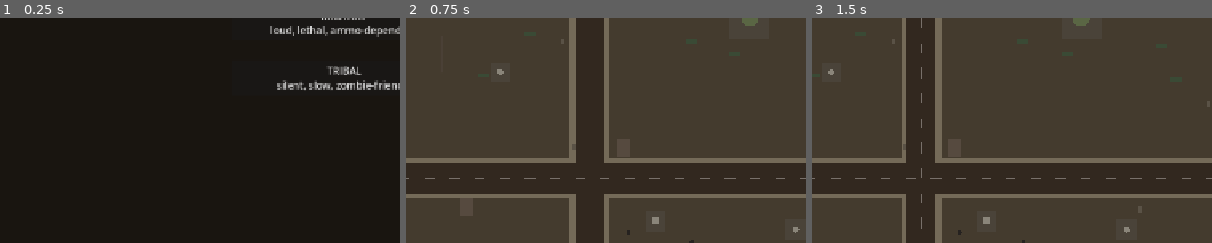
Above: before the commit, frames 1-3 (left to right).
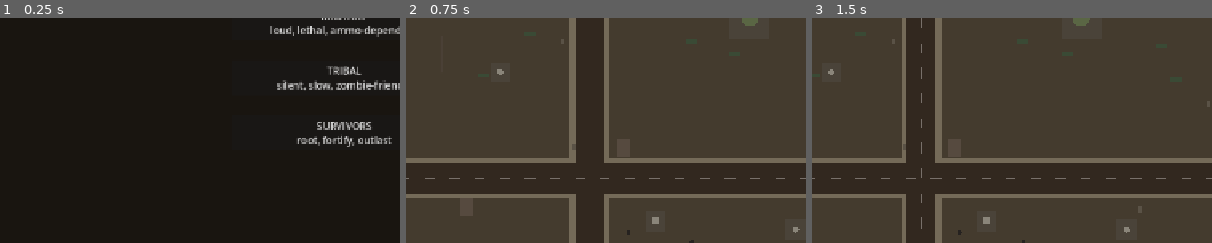
Above: after the commit, the same moments.

Repository: BeefSix/Carrion
Game: Godot game, scene res://scenes/TitleScreen.tscn
Two runs of this game, one before a commit and one after it. Both use one fixed random seed, a clock stepped at 60 frames per second and the inputs below.
Inputs (mouse positions are % of the whole screen's width and height, from its top left):
- Up to frame 1 (0.25 s): no input
- Up to frame 2 (0.75 s): click "MILITARY loud, lethal, ammo-d…" at 0.5 s
- Up to frame 3 (1.5 s): tap Enter at 1.25 s; move the mouse to (72, 45) at 1.27 s; hold D from 1.28 s (still down); click (72, 45) at 1.42 s
The pictures show only the part of the screen within x 7-57%, y 50-100%; the shares and areas given below are measured in that part.

The runs differ from the first frame. In frame 1, 0.9% of the frame differs, in the area x 74-98%, y 46-58%; in frame 2, nothing differs; in frame 3, nothing differs.

Commit message:
P3.4 + P3.6: Survivor buildings + faction integration
Survivor economy buildings (Settlement Hub, Safehouse, Greenhouse, Water Collection) built and wired, plus full faction integration so Survivor is playable end-to-end.

Settlement Hub (HQ, HP 600): in both "settlement_hub" and "depot" groups. Always produces Scout; also produces Engineer + Brawler ONLY while no Workshop exists (checks "workshop" group emptiness) - once a Workshop is built, the Hub falls back to Scout-only and the Workshop takes over combat/utility production. Scout hard cap enforced: cap = min(2 + 2*safehouses, 4 absolute), checked in both get_action_available and do_action.

Safehouse (HP 400): "depot" + "safehouse" groups, produces Scout, same shared cap logic. Each Safehouse raises the cap by 2 but the absolute ceiling stays 4.

Greenhouse (HP 200): +5 Salvage every 6 sec, automatic, no worker. Water Collection (HP 150): +4 Salvage every 6 sec. Both passive.

Engineer construction (parallel work): Engineer now builds Workshop/Safehouse/Greenhouse/Water Collection via its action panel (CONSTRUCTING state, load()s the scene at completion). HUD extended to 5 action buttons to accommodate the Engineer's 4-item build menu.

Integration:
- GameState.Faction enum gains SURVIVOR (was MILITARY/TRIBAL only) - this was the parse error: Unit.Faction had SURVIVOR but GameState.Faction did not
- TitleScreen: 3rd button "SURVIVORS - root, fortify, outlast"
- Main._spawn_hq: SURVIVOR case spawns Settlement Hub + the spec opener (2 Brawlers, 1 Engineer, 1 Scout). Note: Military/Tribal still spawn no starting units per earlier user direction - Survivor is the only faction with a specced opener. Flag for parity decision later.

*.uid added to gitignore to declutter solo-project status.

Co-Authored-By: Claude Opus 4.7 <noreply@anthropic.com>

Diff:
--- a/autoloads/GameState.gd
+++ b/autoloads/GameState.gd
@@ -2,7 +2,7 @@
 
 signal salvage_changed(new_value: int)
 
-enum Faction { MILITARY, TRIBAL }
+enum Faction { MILITARY, TRIBAL, SURVIVOR }
 
 const STARTING_SALVAGE := 200
 
--- a/scenes/HUD.tscn
+++ b/scenes/HUD.tscn
@@ -41,7 +41,7 @@
 offset_left = -304.0
 offset_top = 16.0
 offset_right = -16.0
-offset_bottom = 260.0
+offset_bottom = 360.0
 grow_horizontal = 0
 
 [node name="VBox" type="VBoxContainer" parent="BuildingPanel"]
@@ -59,6 +59,12 @@
 [node name="ActionButton3" type="Button" parent="BuildingPanel/VBox"]
 text = "Action 3"
 
+[node name="ActionButton4" type="Button" parent="BuildingPanel/VBox"]
+text = "Action 4"
+
+[node name="ActionButton5" type="Button" parent="BuildingPanel/VBox"]
+text = "Action 5"
+
 [node name="StatusLabel" type="Label" parent="BuildingPanel/VBox"]
 text = ""
 autowrap_mode = 2
--- a/scenes/TitleScreen.tscn
+++ b/scenes/TitleScreen.tscn
@@ -55,3 +55,13 @@
 custom_minimum_size = Vector2(320, 56)
 text = "TRIBAL
 silent, slow, zombie-friendly"
+
+[node name="Spacer3" type="Control" parent="VBox"]
+layout_mode = 2
+custom_minimum_size = Vector2(0, 8)
+
+[node name="SurvivorButton" type="Button" parent="VBox"]
+layout_mode = 2
+custom_minimum_size = Vector2(320, 56)
+text = "SURVIVORS
+root, fortify, outlast"
--- /dev/null
+++ b/scenes/buildings/Greenhouse.tscn
@@ -0,0 +1,15 @@
+[gd_scene load_steps=3 format=3]
+
+[ext_resource type="Script" path="res://scripts/Greenhouse.gd" id="1_gh"]
+
+[sub_resource type="RectangleShape2D" id="RectangleShape2D_gh"]
+size = Vector2(32, 32)
+
+[node name="Greenhouse" type="StaticBody2D" groups=["buildings"]]
+script = ExtResource("1_gh")
+max_hp = 200
+body_color = Color(0.29, 0.263, 0.224, 1)
+size_pixels = Vector2(32, 32)
+
+[node name="CollisionShape" type="CollisionShape2D" parent="."]
+shape = SubResource("RectangleShape2D_gh")
--- /dev/null
+++ b/scenes/buildings/Safehouse.tscn
@@ -0,0 +1,17 @@
+[gd_scene load_steps=3 format=3]
+
+[ext_resource type="Script" path="res://scripts/Safehouse.gd" id="1_sh"]
+[ext_resource type="PackedScene" path="res://scenes/units/Scout.tscn" id="2_scout"]
+
+[sub_resource type="RectangleShape2D" id="RectangleShape2D_sh"]
+size = Vector2(64, 64)
+
+[node name="Safehouse" type="StaticBody2D" groups=["buildings"]]
+script = ExtResource("1_sh")
+max_hp = 400
+body_color = Color(0.29, 0.263, 0.224, 1)
+size_pixels = Vector2(64, 64)
+scout_scene = ExtResource("2_scout")
+
+[node name="CollisionShape" type="CollisionShape2D" parent="."]
+shape = SubResource("RectangleShape2D_sh")
--- /dev/null
+++ b/scenes/buildings/SettlementHub.tscn
@@ -0,0 +1,21 @@
+[gd_scene load_steps=5 format=3]
+
+[ext_resource type="Script" path="res://scripts/SettlementHub.gd" id="1_sh"]
+[ext_resource type="PackedScene" path="res://scenes/units/Scout.tscn" id="2_scout"]
+[ext_resource type="PackedScene" path="res://scenes/units/Engineer.tscn" id="3_eng"]
+[ext_resource type="PackedScene" path="res://scenes/units/Brawler.tscn" id="4_brawler"]
+
+[sub_resource type="RectangleShape2D" id="RectangleShape2D_sh"]
+size = Vector2(64, 64)
+
+[node name="SettlementHub" type="StaticBody2D" groups=["buildings"]]
+script = ExtResource("1_sh")
+max_hp = 600
+body_color = Color(0.29, 0.263, 0.224, 1)
+size_pixels = Vector2(64, 64)
+scout_scene = ExtResource("2_scout")
+engineer_scene = ExtResource("3_eng")
+brawler_scene = ExtResource("4_brawler")
+
+[node name="CollisionShape" type="CollisionShape2D" parent="."]
+shape = SubResource("RectangleShape2D_sh")
--- /dev/null
+++ b/scenes/buildings/WaterCollection.tscn
@@ -0,0 +1,15 @@
+[gd_scene load_steps=3 format=3]
+
+[ext_resource type="Script" path="res://scripts/WaterCollection.gd" id="1_wc"]
+
+[sub_resource type="RectangleShape2D" id="RectangleShape2D_wc"]
+size = Vector2(32, 32)
+
+[node name="WaterCollection" type="StaticBody2D" groups=["buildings"]]
+script = ExtResource("1_wc")
+max_hp = 150
+body_color = Color(0.29, 0.263, 0.224, 1)
+size_pixels = Vector2(32, 32)
+
+[node name="CollisionShape" type="CollisionShape2D" parent="."]
+shape = SubResource("RectangleShape2D_wc")
--- a/scripts/Engineer.gd
+++ b/scripts/Engineer.gd
@@ -1,6 +1,6 @@
 extends "res://scripts/Unit.gd"
 
-enum Sub { NONE, REPAIR_APPROACH, REPAIR_CHANNEL, FLEE }
+enum Sub { NONE, REPAIR_APPROACH, REPAIR_CHANNEL, CONSTRUCTING, FLEE }
 
 const ATTACK_RANGE := 36.0
 const ATTACK_DAMAGE := 8
@@ -11,6 +11,17 @@
 const FLEE_HP_FRACTION := 0.5
 const FLEE_THREAT_RANGE := 200.0
 const RETARGET_INTERVAL := 0.3
+const CONSTRUCTION_SPAWN_OFFSET := Vector2(80, 0)
+
+const BUILDABLE_ORDER := ["workshop", "safehouse", "greenhouse", "water_collection"]
+const BUILDABLE_COSTS := { "workshop": 150, "safehouse": 150, "greenhouse": 100, "water_collection": 75 }
+const BUILDABLE_TIMES := { "workshop": 40.0, "safehouse": 50.0, "greenhouse": 30.0, "water_collection": 25.0 }
+const BUILDABLE_PATHS := {
+	"workshop": "res://scenes/buildings/Workshop.tscn",
+	"safehouse": "res://scenes/buildings/Safehouse.tscn",
+	"greenhouse": "res://scenes/buildings/Greenhouse.tscn",
+	"water_collection": "res://scenes/buildings/WaterCollection.tscn",
+}
 
 var _target_enemy = null
 var _repair_target = null
@@ -18,6 +29,8 @@
 var _retarget_timer := 0.0
 var _sub: Sub = Sub.NONE
 var _repair_accumulator := 0.0
+var _construction_what := ""
+var _construction_timer := 0.0
 
 
 func repair_at(building) -> void:
@@ -35,8 +48,75 @@
 
 func move_to(world_pos: Vector2) -> void:
 	super.move_to(world_pos)
+	if _sub != Sub.CONSTRUCTING:
+		_sub = Sub.NONE
+		_repair_target = null
+
+
+func get_action_count() -> int:
+	return BUILDABLE_ORDER.size()
+
+
+func get_action_text(idx: int) -> String:
+	if idx < 0 or idx >= BUILDABLE_ORDER.size():
+		return ""
+	var item: String = BUILDABLE_ORDER[idx]
+	return "Build %s (%d Salvage)" % [_pretty_name(item), BUILDABLE_COSTS[item]]
+
+
+func _pretty_name(item: String) -> String:
+	match item:
+		"workshop": return "Workshop"
+		"safehouse": return "Safehouse"
+		"greenhouse": return "Greenhouse"
+		"water_collection": return "Water Collection"
+		_: return item.capitalize()
+
+
+func get_action_available(idx: int) -> bool:
+	if _sub == Sub.CONSTRUCTING:
+		return false
+	if idx < 0 or idx >= BUILDABLE_ORDER.size():
+		return false
+	return GameState.can_spend(BUILDABLE_COSTS[BUILDABLE_ORDER[idx]])
+
+
+func do_action(idx: int) -> void:
+	if _sub == Sub.CONSTRUCTING:
+		return
+	if idx < 0 or idx >= BUILDABLE_ORDER.size():
+		return
+	var item: String = BUILDABLE_ORDER[idx]
+	if not GameState.can_spend(BUILDABLE_COSTS[item]):
+		return
+	GameState.spend(BUILDABLE_COSTS[item])
+	_start_construction(item)
+
+
+func get_status_text() -> String:
+	if _sub == Sub.CONSTRUCTING:
+		return "Constructing %s... %.0fs" % [_pretty_name(_construction_what), _construction_timer]
+	return ""
+
+
+func _start_construction(item: String) -> void:
+	_construction_what = item
+	_construction_timer = BUILDABLE_TIMES[item]
+	_sub = Sub.CONSTRUCTING
+	current_command = Command.CONSTRUCT
+
+
+func _spawn_construction() -> void:
+	var path: String = BUILDABLE_PATHS.get(_construction_what, "")
+	if path != "":
+		var scene: PackedScene = load(path) as PackedScene
+		if scene != null:
+			var b = scene.instantiate()
+			b.position = global_position + CONSTRUCTION_SPAWN_OFFSET
+			get_parent().add_child(b)
+	_construction_what = ""
 	_sub = Sub.NONE
-	_repair_target = null
+	current_command = Command.IDLE
 
 
 func _physics_process(delta: float) -> void:
@@ -44,7 +124,7 @@
 
 	var max_eff: int = get_effective_max_hp()
 	var low_hp: bool = max_eff > 0 and float(current_hp) / float(max_eff) < FLEE_HP_FRACTION
-	if low_hp:
+	if low_hp and _sub != Sub.CONSTRUCTING:
 		var threat = _find_nearest_hostile_in_range(FLEE_THREAT_RANGE)
 		if threat != null:
 			_sub = Sub.FLEE
@@ -63,6 +143,8 @@
 			_tick_repair_approach()
 		Sub.REPAIR_CHANNEL:
 			_tick_repair_channel(delta)
+		Sub.CONSTRUCTING:
+			_tick_constructing(delta)
 		_:
 			_tick_combat(delta)
 
@@ -117,6 +199,13 @@
 		_repair_target.current_hp = min(_repair_target.max_hp, _repair_target.current_hp + heal)
 		if _repair_target.has_method("queue_redraw"):
 			_repair_target.queue_redraw()
+
+
+func _tick_constructing(delta: float) -> void:
+	velocity = Vector2.ZERO
+	_construction_timer -= delta
+	if _construction_timer <= 0.0:
+		_spawn_construction()
 
 
 func _flee_from(threat) -> void:
--- /dev/null
+++ b/scripts/Greenhouse.gd
@@ -0,0 +1,24 @@
+extends "res://scripts/Building.gd"
+
+const SALVAGE_PER_TICK := 5
+const TICK_INTERVAL := 6.0
+const ICON_COLOR := Color("4a6638")
+
+var _tick_timer := TICK_INTERVAL
+
+
+func _ready() -> void:
+	super._ready()
+	add_to_group("greenhouse")
+
+
+func _process(delta: float) -> void:
+	_tick_timer -= delta
+	if _tick_timer <= 0.0:
+		_tick_timer = TICK_INTERVAL
+		GameState.add_salvage(SALVAGE_PER_TICK)
+
+
+func _draw_building_icon() -> void:
+	# Small green square for the plot
+	draw_rect(Rect2(-8, -8, 16, 16), ICON_COLOR)
--- a/scripts/HUD.gd
+++ b/scripts/HUD.gd
@@ -1,14 +1,14 @@
 extends CanvasLayer
+
+const MAX_ACTIONS := 5
 
 @onready var _salvage_label: Label = $SalvagePanel/MarginContainer/SalvageLabel
 @onready var _actor_panel: PanelContainer = $BuildingPanel
 @onready var _actor_title: Label = $BuildingPanel/VBox/Title
-@onready var _action_button1: Button = $BuildingPanel/VBox/ActionButton
-@onready var _action_button2: Button = $BuildingPanel/VBox/ActionButton2
-@onready var _action_button3: Button = $BuildingPanel/VBox/ActionButton3
 @onready var _status_label: Label = $BuildingPanel/VBox/StatusLabel
 @onready var _speed_label: Label = $SpeedIndicator
 
+var _action_buttons: Array = []
 var _current_actor = null
 
 
@@ -18,9 +18,15 @@
 	_actor_panel.hide()
 	_status_label.visible = false
 	_speed_label.visible = false
-	_action_button1.pressed.connect(_on_action_pressed.bind(0))
-	_action_button2.pressed.connect(_on_action_pressed.bind(1))
-	_action_button3.pressed.connect(_on_action_pressed.bind(2))
+	_action_buttons = [
+		$BuildingPanel/VBox/ActionButton,
+		$BuildingPanel/VBox/ActionButton2,
+		$BuildingPanel/VBox/ActionButton3,
+		$BuildingPanel/VBox/ActionButton4,
+		$BuildingPanel/VBox/ActionButton5,
+	]
+	for i in range(_action_buttons.size()):
+		_action_buttons[i].pressed.connect(_on_action_pressed.bind(i))
 	var sel_mgr := get_tree().get_first_node_in_group("selection_manager")
 	if sel_mgr != null:
 		sel_mgr.selection_changed.connect(_on_selection_changed)
@@ -70,19 +76,14 @@
 	if _current_actor.has_method("get_action_count"):
 		count = _current_actor.get_action_count()
 
-	_action_button1.visible = count >= 1
-	_action_button2.visible = count >= 2
-	_action_button3.visible = count >= 3
-
-	if count >= 1:
-		_action_button1.text = _current_actor.get_action_text(0)
-		_action_button1.disabled = not _current_actor.get_action_available(0)
-	if count >= 2:
-		_action_button2.text = _current_actor.get_action_text(1)
-		_action_button2.disabled = not _current_actor.get_action_available(1)
-	if count >= 3:
-		_action_button3.text = _current_actor.get_action_text(2)
-		_action_button3.disabled = not _current_actor.get_action_available(2)
+	for i in range(_action_buttons.size()):
+		var btn: Button = _action_buttons[i]
+		if i < count:
+			btn.visible = true
+			btn.text = _current_actor.get_action_text(i)
+			btn.disabled = not _current_actor.get_action_available(i)
+		else:
+			btn.visible = false
 
 	if _current_actor.has_method("get_status_text"):
 		var status: String = _current_actor.get_status_text()
--- a/scripts/Main.gd
+++ b/scripts/Main.gd
@@ -3,6 +3,10 @@
 const LOOTABLE_SCENE := preload("res://scenes/buildings/Lootable.tscn")
 const CP_SCENE := preload("res://scenes/buildings/CommandPost.tscn")
 const TC_SCENE := preload("res://scenes/buildings/TribalCamp.tscn")
+const SH_SCENE := preload("res://scenes/buildings/SettlementHub.tscn")
+const BRAWLER_SCENE := preload("res://scenes/units/Brawler.tscn")
+const ENGINEER_SCENE := preload("res://scenes/units/Engineer.tscn")
+const SCOUT_SCENE := preload("res://scenes/units/Scout.tscn")
 const HQ_POSITION := Vector2(1280, 1280)
 const LOOTABLE_COUNT := 30
 const INFESTED_FRACTION := 0.5
@@ -45,10 +49,28 @@
 	match GameState.player_faction:
 		GameState.Faction.TRIBAL:
 			hq = TC_SCENE.instantiate()
+		GameState.Faction.SURVIVOR:
+			hq = SH_SCENE.instantiate()
 		_:
 			hq = CP_SCENE.instantiate()
 	hq.position = HQ_POSITION
 	add_child(hq)
+	if GameState.player_faction == GameState.Faction.SURVIVOR:
+		_spawn_survivor_starting_units()
+
+
+func _spawn_survivor_starting_units() -> void:
+	# Spec-mandated Survivor opener: 2 Brawlers, 1 Engineer, 1 Scout.
+	for off in [Vector2(-70, 90), Vector2(70, 90)]:
+		var b = BRAWLER_SCENE.instantiate()
+		b.position = HQ_POSITION + off
+		add_child(b)
+	var e = ENGINEER_SCENE.instantiate()
+	e.position = HQ_POSITION + Vector2(0, 120)
+	add_child(e)
+	var s = SCOUT_SCENE.instantiate()
+	s.position = HQ_POSITION + Vector2(-120, 40)
+	add_child(s)
 
 
 func _spawn_lootables() -> void:
--- /dev/null
+++ b/scripts/Safehouse.gd
@@ -0,0 +1,98 @@
+class_name Safehouse
+extends "res://scripts/Building.gd"
+
+const SCOUT_COST := 50
+const SCOUT_BUILD_TIME := 25.0
+const SPAWN_OFFSET := Vector2(0, 80)
+const ABSOLUTE_SCOUT_CAP := 4
+
+@export var scout_scene: PackedScene
+
+var _producing := false
+var _produce_timer := 0.0
+var _queue_count: int = 0
+
+
+func _ready() -> void:
+	super._ready()
+	add_to_group("safehouse")
+	add_to_group("depot")
+
+
+func get_action_count() -> int:
+	return 1
+
+
+func get_action_text(idx: int) -> String:
+	if idx == 0:
+		return "Build Scout (%d Salvage)" % SCOUT_COST
+	return ""
+
+
+func get_action_available(idx: int) -> bool:
+	if idx != 0:
+		return false
+	var scout_count: int = get_tree().get_nodes_in_group("scouts").size()
+	if scout_count >= _scout_cap():
+		return false
+	return GameState.can_spend(SCOUT_COST)
+
+
+func _scout_cap() -> int:
+	var safehouses: int = get_tree().get_nodes_in_group("safehouse").size()
+	return min(2 + 2 * safehouses, ABSOLUTE_SCOUT_CAP)
+
+
+func do_action(idx: int) -> void:
+	if idx != 0:
+		return
+	var scout_count: int = get_tree().get_nodes_in_group("scouts").size()
+	if scout_count >= _scout_cap():
+		return
+	if not GameState.can_spend(SCOUT_COST):
+		return
+	GameState.spend(SCOUT_COST)
+	if _producing:
+		_queue_count += 1
+	else:
+		_start_production()
+
+
+func get_status_text() -> String:
+	if not _producing:
+		return ""
+	var t := "Building Scout... %.0fs" % _produce_timer
+	if _queue_count > 0:
+		t += "  •  Queued: %d" % _queue_count
+	return t
+
+
+func _start_production() -> void:
+	_producing = true
+	_produce_timer = SCOUT_BUILD_TIME
+
+
+func _process(delta: float) -> void:
+	if _producing:
+		_produce_timer -= delta
+		if _produce_timer <= 0:
+			_spawn_scout()
+			_producing = false
+			if _queue_count > 0:
+				_queue_count -= 1
+				_start_production()
+
+
+func _spawn_scout() -> void:
+	if scout_scene == null:
+		return
+	var s = scout_scene.instantiate()
+	s.position = global_position + SPAWN_OFFSET
+	get_parent().add_child(s)
+
+
+func _draw_building_icon() -> void:
+	# House icon: small triangle roof + square base
+	var roof_pts := PackedVector2Array([Vector2(-12, -2), Vector2(0, -10), Vector2(12, -2)])
+	draw_colored_polygon(roof_pts, PALETTE_SURVIVOR)
+	draw_rect(Rect2(-10, -2, 20, 12), PALETTE_SURVIVOR)
--- /dev/null
+++ b/scripts/SettlementHub.gd
@@ -0,0 +1,137 @@
+class_name SettlementHub
+extends "res://scripts/Building.gd"
+
+const SCOUT_COST := 50
+const ENGINEER_COST := 50
+const BRAWLER_COST := 50
+const SCOUT_BUILD_TIME := 25.0
+const ENGINEER_BUILD_TIME := 25.0
+const BRAWLER_BUILD_TIME := 25.0
+const SPAWN_OFFSET := Vector2(0, 80)
+const ABSOLUTE_SCOUT_CAP := 4
+
+@export var scout_scene: PackedScene
+@export var engineer_scene: PackedScene
+@export var brawler_scene: PackedScene
+
+var _producing := false
+var _produce_timer := 0.0
+var _produce_what := ""
+var _queue: Array = []
+
+
+func _ready() -> void:
+	super._ready()
+	add_to_group("settlement_hub")
+	add_to_group("depot")
+
+
+func _available_items() -> Array:
+	var items = ["scout"]
+	if get_tree().get_nodes_in_group("workshop").is_empty():
+		items.append("engineer")
+		items.append("brawler")
+	return items
+
+
+func get_action_count() -> int:
+	return _available_items().size()
+
+
+func get_action_text(idx: int) -> String:
+	var items = _available_items()
+	if idx < 0 or idx >= items.size():
+		return ""
+	var item: String = items[idx]
+	return "Build %s (%d Salvage)" % [item.capitalize(), _cost_for(item)]
+
+
+func _cost_for(item: String) -> int:
+	match item:
+		"scout": return SCOUT_COST
+		"engineer": return ENGINEER_COST
+		"brawler": return BRAWLER_COST
+		_: return 0
+
+
+func get_action_available(idx: int) -> bool:
+	var items = _available_items()
+	if idx < 0 or idx >= items.size():
+		return false
+	var item: String = items[idx]
+	if item == "scout":
+		var scout_count: int = get_tree().get_nodes_in_group("scouts").size()
+		if scout_count >= _scout_cap():
+			return false
+	return GameState.can_spend(_cost_for(item))
+
+
+func _scout_cap() -> int:
+	var safehouses: int = get_tree().get_nodes_in_group("safehouse").size()
+	return min(2 + 2 * safehouses, ABSOLUTE_SCOUT_CAP)
+
+
+func do_action(idx: int) -> void:
+	var items = _available_items()
+	if idx < 0 or idx >= items.size():
+		return
+	var item: String = items[idx]
+	if item == "scout":
+		var scout_count: int = get_tree().get_nodes_in_group("scouts").size()
+		if scout_count >= _scout_cap():
+			return
+	var cost: int = _cost_for(item)
+	if not GameState.can_spend(cost):
+		return
+	GameState.spend(cost)
+	if _producing:
+		_queue.append(item)
+	else:
+		_start_production(item)
+
+
+func get_status_text() -> String:
+	if not _producing:
+		return ""
+	var t := "Building %s... %.0fs" % [_produce_what.capitalize(), _produce_timer]
+	if _queue.size() > 0:
+		t += "  •  Queued: %d" % _queue.size()
+	return t
+
+
+func _start_production(item: String) -> void:
+	_producing = true
+	_produce_what = item
+	match item:
+		"scout": _produce_timer = SCOUT_BUILD_TIME
+		"engineer": _produce_timer = ENGINEER_BUILD_TIME
+		"brawler": _produce_timer = BRAWLER_BUILD_TIME
+		_: _produce_timer = SCOUT_BUILD_TIME
+
+
+func _process(delta: float) -> void:
+	if _producing:
+		_produce_timer -= delta
+		if _produce_timer <= 0:
+			_spawn_item(_produce_what)
+			_producing = false
+			if _queue.size() > 0:
+				var next_item: String = _queue.pop_front()
+				_start_production(next_item)
+
+
+func _spawn_item(item: String) -> void:
+	var scene: PackedScene = null
+	match item:
+		"scout": scene = scout_scene
+		"engineer": scene = engineer_scene
+		"brawler": scene = brawler_scene
+	if scene == null:
+		return
+	var u = scene.instantiate()
+	u.position = global_position + SPAWN_OFFSET
+	get_parent().add_child(u)
+
+
+func _draw_building_icon() -> void:
+	draw_circle(Vector2.ZERO, 14.0, PALETTE_SURVIVOR)
--- a/scripts/TitleScreen.gd
+++ b/scripts/TitleScreen.gd
@@ -4,6 +4,7 @@
 func _ready() -> void:
 	$VBox/MilitaryButton.pressed.connect(_on_military_pressed)
 	$VBox/TribalButton.pressed.connect(_on_tribal_pressed)
+	$VBox/SurvivorButton.pressed.connect(_on_survivor_pressed)
 
 
 func _on_military_pressed() -> void:
@@ -14,3 +15,8 @@
 func _on_tribal_pressed() -> void:
 	GameState.player_faction = GameState.Faction.TRIBAL
 	get_tree().change_scene_to_file("res://scenes/Main.tscn")
+
+
+func _on_survivor_pressed() -> void:
+	GameState.player_faction = GameState.Faction.SURVIVOR
+	get_tree().change_scene_to_file("res://scenes/Main.tscn")
--- /dev/null
+++ b/scripts/WaterCollection.gd
@@ -0,0 +1,24 @@
+extends "res://scripts/Building.gd"
+
+const SALVAGE_PER_TICK := 4
+const TICK_INTERVAL := 6.0
+const ICON_COLOR := Color("3a4f6a")
+
+var _tick_timer := TICK_INTERVAL
+
+
+func _ready() -> void:
+	super._ready()
+	add_to_group("water_collection")
+
+
+func _process(delta: float) -> void:
+	_tick_timer -= delta
+	if _tick_timer <= 0.0:
+		_tick_timer = TICK_INTERVAL
+		GameState.add_salvage(SALVAGE_PER_TICK)
+
+
+func _draw_building_icon() -> void:
+	# Small blue circle for the cistern
+	draw_circle(Vector2.ZERO, 7.0, ICON_COLOR)
